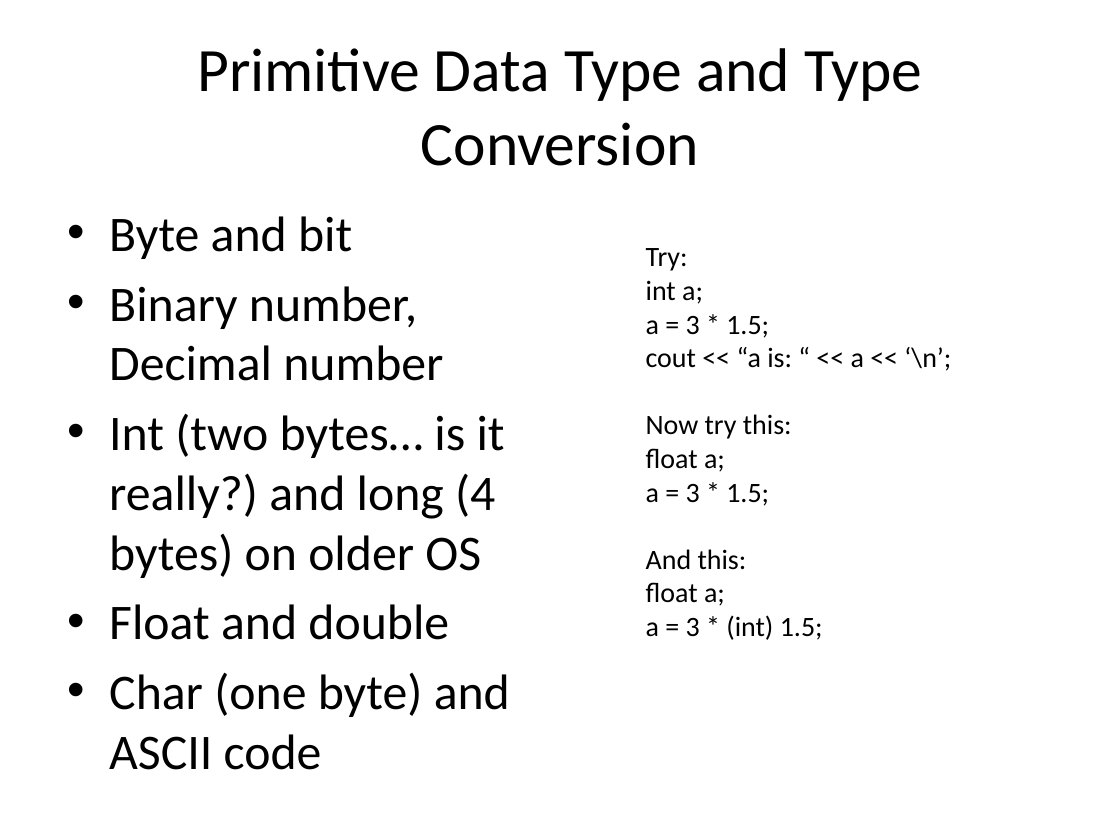
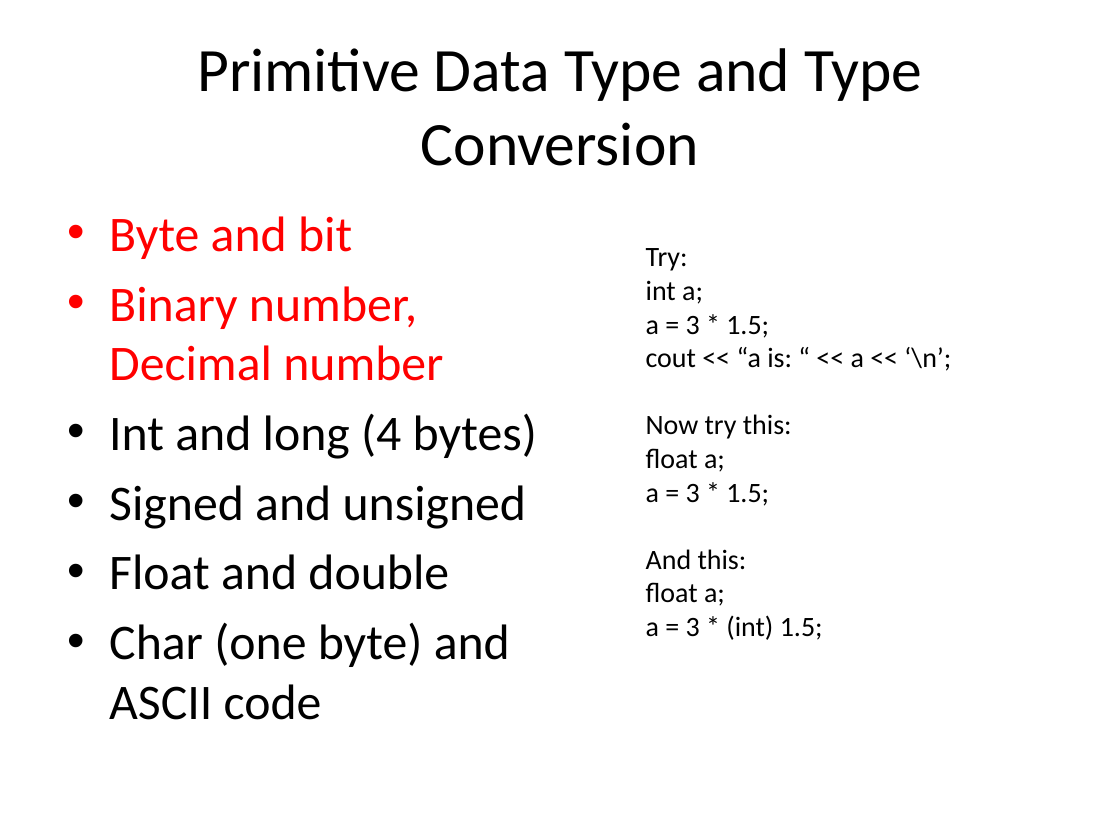
Before and after one commit to cthomasyeh/IOI, a slide deck: slide 8 of Introduction to C++ Programming Language.pptx. Drawn at 1120x840 pixels with LibreOffice and Linux fonts; fonts in the diff are those of the drawing. Boxes give left, top, right and bottom in pixels: in the first picture for what was removed or moved away, otherwise in the second. Text is boxed around its words. In the diff, an @@ line names an element or a change of style, - is before the commit and + after.

```diff
--- a/Introduction to C++ Programming Language.pptx
+++ b/Introduction to C++ Programming Language.pptx
@@ text at bbox=[109, 216, 443, 381]: text colour #000000 to #FF0000 in "Byte and bit", "Binary number, Decimal number" @@
@@ text at bbox=[109, 413, 537, 529]: text changed @@
-• Int (two bytes… is it really?) and long (4 bytes) on older OS
+• Int and long (4 bytes)
+• Signed and unsigned
```
Also in this commit, not shown: 6 other slides changed, 11 slides added, 5 other files.
